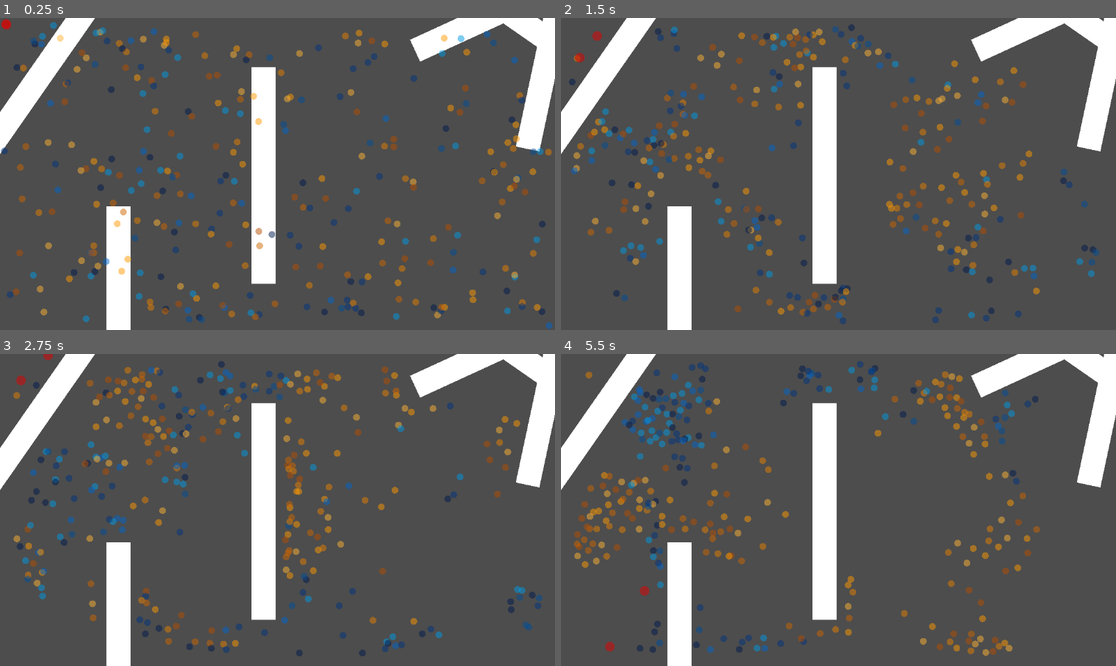
Above: before the commit, frames 1-4 (two rows, left to right).
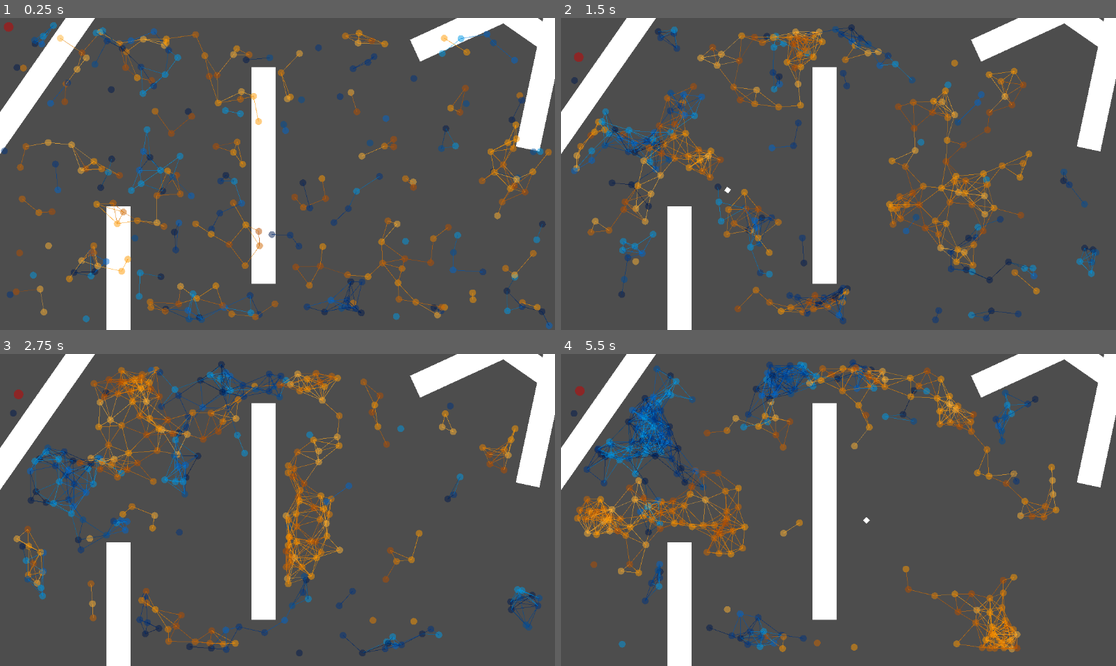
Above: after the commit, the same moments.

Repository: joesobo/EcoSystem
Game: Godot game, scene res://scenes/multiFish.tscn
The game is run twice, just before and just after one commit, with the same random seed, the same clock (stepped at 60 frames per second) and the same inputs.
Inputs (mouse positions are in pixels of both pictures, inside the frame that each line leads up to):
- Up to frame 1 (0.25 s): no input
- Up to frame 2 (1.5 s): move the mouse to (960, 158) at 0.52 s; click (960, 158) at 0.67 s; move the mouse to (727, 189) at 1.27 s; click (727, 189) at 1.42 s
- Up to frame 3 (2.75 s): move the mouse to (333, 441) at 2.02 s; click (333, 441) at 2.17 s
- Up to frame 4 (5.5 s): move the mouse to (810, 572) at 2.77 s; click (810, 572) at 2.92 s; move the mouse to (1005, 556) at 3.52 s; click (1005, 556) at 3.67 s; move the mouse to (672, 463) at 4.27 s; click (672, 463) at 4.42 s; move the mouse to (866, 510) at 5.02 s; click (866, 510) at 5.17 s

The runs differ from the first frame. In frame 1, 2.3% of the frame differs, in the area x 0-99%, y 0-99%; in frame 2, 5.1%; in frame 3, 8.5%; in frame 4, 13%, in the area x 1-90%, y 1-97%.

Commit message:
feat: food

Diff:
--- a/project.godot
+++ b/project.godot
@@ -29,3 +29,4 @@
 2d_physics/layer_2="BlueFish"
 2d_physics/layer_3="OrangeFish"
 2d_physics/layer_4="Predator"
+2d_physics/layer_5="Food"
--- a/scenes/fish.tscn
+++ b/scenes/fish.tscn
@@ -1,14 +1,16 @@
-[gd_scene load_steps=6 format=3 uid="uid://dahto7bhai8pl"]
+[gd_scene load_steps=7 format=3 uid="uid://dahto7bhai8pl"]
 
 [ext_resource type="Script" path="res://scripts/Boid.gd" id="1_avtcq"]
 
-[sub_resource type="CircleShape2D" id="CircleShape2D_o34bt"]
+[sub_resource type="CircleShape2D" id="CircleShape2D_lor3c"]
 
-[sub_resource type="CanvasTexture" id="CanvasTexture_huqkc"]
+[sub_resource type="CanvasTexture" id="CanvasTexture_1p16u"]
 
-[sub_resource type="CircleShape2D" id="CircleShape2D_jj1at"]
+[sub_resource type="CircleShape2D" id="CircleShape2D_syuup"]
 
-[sub_resource type="CircleShape2D" id="CircleShape2D_is660"]
+[sub_resource type="CircleShape2D" id="CircleShape2D_4u12h"]
+
+[sub_resource type="CircleShape2D" id="CircleShape2D_2vhjr"]
 
 [node name="Fish" type="RigidBody2D"]
 collision_layer = 2
@@ -23,23 +25,30 @@
 viewAngle = 360
 
 [node name="BodyCollider" type="CollisionShape2D" parent="."]
-shape = SubResource("CircleShape2D_o34bt")
+shape = SubResource("CircleShape2D_lor3c")
 
 [node name="Sprite2D" type="Sprite2D" parent="."]
 visible = false
 position = Vector2(5, 5)
 scale = Vector2(10, 10)
-texture = SubResource("CanvasTexture_huqkc")
+texture = SubResource("CanvasTexture_1p16u")
 
 [node name="SiteArea" type="Area2D" parent="."]
 collision_layer = 0
-collision_mask = 10
+collision_mask = 26
 
 [node name="CollisionShape2D" type="CollisionShape2D" parent="SiteArea"]
-shape = SubResource("CircleShape2D_jj1at")
+shape = SubResource("CircleShape2D_syuup")
 
 [node name="AvoidArea" type="Area2D" parent="."]
 collision_layer = 0
 
 [node name="CollisionShape2D" type="CollisionShape2D" parent="AvoidArea"]
-shape = SubResource("CircleShape2D_is660")
+shape = SubResource("CircleShape2D_4u12h")
+
+[node name="BodyArea" type="Area2D" parent="."]
+collision_layer = 0
+collision_mask = 16
+
+[node name="CollisionShape2D" type="CollisionShape2D" parent="BodyArea"]
+shape = SubResource("CircleShape2D_2vhjr")
--- /dev/null
+++ b/scenes/food.tscn
@@ -0,0 +1,21 @@
+[gd_scene load_steps=4 format=3 uid="uid://dxh4ocpc4grjs"]
+
+[ext_resource type="Script" path="res://scripts/Type.gd" id="1_q3050"]
+
+[sub_resource type="RectangleShape2D" id="RectangleShape2D_s2qq5"]
+
+[sub_resource type="CanvasTexture" id="CanvasTexture_stkfq"]
+
+[node name="Food" type="RigidBody2D"]
+collision_layer = 16
+collision_mask = 31
+linear_damp = 10.0
+script = ExtResource("1_q3050")
+
+[node name="FoodCollider" type="CollisionShape2D" parent="."]
+scale = Vector2(0.5, 0.5)
+shape = SubResource("RectangleShape2D_s2qq5")
+
+[node name="Sprite2D" type="Sprite2D" parent="."]
+scale = Vector2(10, 10)
+texture = SubResource("CanvasTexture_stkfq")
--- a/scenes/multiFish.tscn
+++ b/scenes/multiFish.tscn
@@ -1,8 +1,10 @@
-[gd_scene load_steps=7 format=3 uid="uid://m3l74tktju12"]
+[gd_scene load_steps=9 format=3 uid="uid://m3l74tktju12"]
 
 [ext_resource type="Script" path="res://scripts/FishManager.gd" id="1_qq4p2"]
 [ext_resource type="PackedScene" uid="uid://dahto7bhai8pl" path="res://scenes/fish.tscn" id="2_cssk5"]
+[ext_resource type="Script" path="res://scripts/AddFood.gd" id="2_jw7n8"]
 [ext_resource type="PackedScene" uid="uid://yc35bijsp2iy" path="res://scenes/orangeFish.tscn" id="3_fynnq"]
+[ext_resource type="PackedScene" uid="uid://dxh4ocpc4grjs" path="res://scenes/food.tscn" id="3_k8evo"]
 [ext_resource type="PackedScene" uid="uid://dvut7wtxxf61w" path="res://scenes/predator.tscn" id="4_vv6sf"]
 
 [sub_resource type="RectangleShape2D" id="RectangleShape2D_g4uut"]
@@ -14,13 +16,15 @@
 script = ExtResource("1_qq4p2")
 fishCount = 300
 fishScenes = Array[PackedScene]([ExtResource("2_cssk5"), ExtResource("3_fynnq")])
-predatorCount = 2
 predator = ExtResource("4_vv6sf")
 
-[node name="Obstacle" type="Area2D" parent="."]
+[node name="Obstacle" type="RigidBody2D" parent="."]
 position = Vector2(547, 327)
 scale = Vector2(50, 450)
-collision_mask = 0
+collision_mask = 31
+gravity_scale = 0.0
+lock_rotation = true
+freeze = true
 
 [node name="CollisionShape2D" type="CollisionShape2D" parent="Obstacle"]
 shape = SubResource("RectangleShape2D_g4uut")
@@ -28,10 +32,13 @@
 [node name="Sprite2D" type="Sprite2D" parent="Obstacle"]
 texture = SubResource("CanvasTexture_4f14f")
 
-[node name="Obstacle6" type="Area2D" parent="."]
+[node name="Obstacle6" type="RigidBody2D" parent="."]
 position = Vector2(246, 641)
 scale = Vector2(50, 500)
-collision_mask = 0
+collision_mask = 31
+gravity_scale = 0.0
+lock_rotation = true
+freeze = true
 
 [node name="CollisionShape2D" type="CollisionShape2D" parent="Obstacle6"]
 shape = SubResource("RectangleShape2D_g4uut")
@@ -39,11 +46,14 @@
 [node name="Sprite2D" type="Sprite2D" parent="Obstacle6"]
 texture = SubResource("CanvasTexture_4f14f")
 
-[node name="Obstacle2" type="Area2D" parent="."]
+[node name="Obstacle2" type="RigidBody2D" parent="."]
 position = Vector2(58, 156)
 rotation = -2.53221
 scale = Vector2(50, 450)
-collision_mask = 0
+collision_mask = 31
+gravity_scale = 0.0
+lock_rotation = true
+freeze = true
 
 [node name="CollisionShape2D" type="CollisionShape2D" parent="Obstacle2"]
 shape = SubResource("RectangleShape2D_g4uut")
@@ -51,11 +61,14 @@
 [node name="Sprite2D" type="Sprite2D" parent="Obstacle2"]
 texture = SubResource("CanvasTexture_4f14f")
 
-[node name="Obstacle3" type="Area2D" parent="."]
+[node name="Obstacle3" type="RigidBody2D" parent="."]
 position = Vector2(1142, 52)
 rotation = -2.93142
 scale = Vector2(50, 450)
-collision_mask = 0
+collision_mask = 31
+gravity_scale = 0.0
+lock_rotation = true
+freeze = true
 
 [node name="CollisionShape2D" type="CollisionShape2D" parent="Obstacle3"]
 shape = SubResource("RectangleShape2D_g4uut")
@@ -63,11 +76,14 @@
 [node name="Sprite2D" type="Sprite2D" parent="Obstacle3"]
 texture = SubResource("CanvasTexture_4f14f")
 
-[node name="Obstacle4" type="Area2D" parent="."]
+[node name="Obstacle4" type="RigidBody2D" parent="."]
 position = Vector2(1066, -26)
 rotation = -2.00159
 scale = Vector2(50, 450)
-collision_mask = 0
+collision_mask = 31
+gravity_scale = 0.0
+lock_rotation = true
+freeze = true
 
 [node name="CollisionShape2D" type="CollisionShape2D" parent="Obstacle4"]
 shape = SubResource("RectangleShape2D_g4uut")
@@ -75,14 +91,21 @@
 [node name="Sprite2D" type="Sprite2D" parent="Obstacle4"]
 texture = SubResource("CanvasTexture_4f14f")
 
-[node name="Obstacle5" type="Area2D" parent="."]
+[node name="Obstacle5" type="RigidBody2D" parent="."]
 position = Vector2(1114, 28.9999)
 rotation = -0.96283
 scale = Vector2(50, 450)
-collision_mask = 0
+collision_mask = 31
+gravity_scale = 0.0
+lock_rotation = true
+freeze = true
 
 [node name="CollisionShape2D" type="CollisionShape2D" parent="Obstacle5"]
 shape = SubResource("RectangleShape2D_g4uut")
 
 [node name="Sprite2D" type="Sprite2D" parent="Obstacle5"]
 texture = SubResource("CanvasTexture_4f14f")
+
+[node name="AddFood" type="Node" parent="."]
+script = ExtResource("2_jw7n8")
+foodInstance = ExtResource("3_k8evo")
--- a/scenes/orangeFish.tscn
+++ b/scenes/orangeFish.tscn
@@ -9,6 +9,8 @@
 [sub_resource type="CircleShape2D" id="CircleShape2D_mvau8"]
 
 [sub_resource type="CircleShape2D" id="CircleShape2D_pncb7"]
+
+[sub_resource type="CircleShape2D" id="CircleShape2D_7d1k5"]
 
 [node name="Fish" type="RigidBody2D"]
 collision_layer = 4
@@ -38,7 +40,7 @@
 
 [node name="SiteArea" type="Area2D" parent="."]
 collision_layer = 0
-collision_mask = 12
+collision_mask = 28
 
 [node name="CollisionShape2D" type="CollisionShape2D" parent="SiteArea"]
 shape = SubResource("CircleShape2D_mvau8")
@@ -48,3 +50,10 @@
 
 [node name="CollisionShape2D" type="CollisionShape2D" parent="AvoidArea"]
 shape = SubResource("CircleShape2D_pncb7")
+
+[node name="BodyArea" type="Area2D" parent="."]
+collision_layer = 0
+collision_mask = 16
+
+[node name="CollisionShape2D" type="CollisionShape2D" parent="BodyArea"]
+shape = SubResource("CircleShape2D_7d1k5")
--- a/scenes/predator.tscn
+++ b/scenes/predator.tscn
@@ -10,7 +10,9 @@
 
 [sub_resource type="CircleShape2D" id="CircleShape2D_u6ahj"]
 
-[node name="Fish" type="RigidBody2D"]
+[sub_resource type="CircleShape2D" id="CircleShape2D_2ba5i"]
+
+[node name="Predator" type="RigidBody2D"]
 collision_layer = 8
 collision_mask = 0
 gravity_scale = 0.0
@@ -44,3 +46,10 @@
 
 [node name="CollisionShape2D" type="CollisionShape2D" parent="AvoidArea"]
 shape = SubResource("CircleShape2D_u6ahj")
+
+[node name="BodyArea" type="Area2D" parent="."]
+collision_layer = 0
+collision_mask = 6
+
+[node name="CollisionShape2D" type="CollisionShape2D" parent="BodyArea"]
+shape = SubResource("CircleShape2D_2ba5i")
--- /dev/null
+++ b/scripts/AddFood.gd
@@ -0,0 +1,14 @@
+extends Node
+
+@export var foodInstance: PackedScene
+
+func _unhandled_input(event: InputEvent) -> void:
+	if event is InputEventMouseButton and event.pressed:
+		var click_pos = event.global_position
+		spawn_food(click_pos)
+
+func spawn_food(pos: Vector2) -> void:
+	var food = foodInstance.instantiate()
+	food.global_position = pos
+	food.rotation_degrees = randf() * 360.0
+	add_child(food)
--- a/scripts/Boid.gd
+++ b/scripts/Boid.gd
@@ -27,6 +27,7 @@
 ]
 @export var type = 'Blue'
 
+var food = []
 var flock = []
 var obstacles = []
 var predators = []
@@ -39,6 +40,8 @@
 var siteCollisionShape: CollisionShape2D
 var avoidArea: Area2D
 var avoidCollisionShape: CollisionShape2D
+var bodyArea: Area2D
+var bodyCollisionShape: CollisionShape2D
 
 func _ready():
 	randomize()
@@ -57,8 +60,12 @@
 	avoidCollisionShape = avoidArea.get_child(0)
 	avoidCollisionShape.shape.radius = avoidRadius
 
-	avoidArea.connect("area_entered", _on_Area2D_avoid_area_entered)
-	avoidArea.connect("area_exited", _on_Area2D_avoid_area_exited)
+	avoidArea.connect("body_entered", _on_Area2D_avoid_body_entered)
+	avoidArea.connect("body_exited", _on_Area2D_avoid_body_exited)
+
+	bodyArea = get_child(4)
+
+	bodyArea.connect("body_entered", _on_Area2D_boid_body_entered)
 
 	speed = randf_range(maxSpeed / 2, maxSpeed)
 	velocity = randomVelocity()
@@ -69,8 +76,14 @@
 func _draw():
 	draw_circle(Vector2.ZERO, debug_point_radius, debug_point_color)
 
-	# var sightColor = Color(0.0, 1.0, 0.0, 0.5)
-	# draw_circle(Vector2.ZERO, visualRange, sightColor)
+	# var sightColor = Color(0.0, 1.0, 0.0, 0.25)
+	# draw_circle(Vector2.ZERO, siteCollisionShape.shape.radius, sightColor)
+
+	# var avoidColor = Color(1.0, 0.0, 0.0, 0.25)
+	# draw_circle(Vector2.ZERO, avoidCollisionShape.shape.radius, avoidColor)
+
+	# var bodyColor = Color(0.0, 0.0, 1.0, 0.25)
+	# draw_circle(Vector2.ZERO, bodyCollisionShape.shape.radius, bodyColor)
 
 	# Draw vision cone
 	# drawCone()
@@ -83,8 +96,8 @@
 	# Draw flockmate connections
 	var lineColor = Color.BLACK
 	lineColor.a = 0.5
-	# for flockMate in flock:
-	# 	draw_line(Vector2.ZERO, flockMate.global_position - global_position, debug_point_color, 1)
+	for flockMate in flock:
+		draw_line(Vector2.ZERO, flockMate.global_position - global_position, debug_point_color, 1)
 
 func drawCone():
 	var points: Array = []
@@ -108,26 +121,34 @@
 	points.insert(0, Vector2(0, 0))
 	draw_colored_polygon(points, Color(1, 1, 1, 0.2))
 
+func _on_Area2D_boid_body_entered(body):
+	body.queue_free()
+
 func _on_Area2D_site_body_entered(body):
-	if body != self && inVisionCone(body.global_position) && body.type == type && body not in flock:
+	if body != self && inVisionCone(body.global_position) && body not in food && body.type == 'Food':
+		food.append(body)
+
+	elif body != self && inVisionCone(body.global_position) && body.type == type && body not in flock:
 		flock.append(body)
 
-	if body != self && body.type == 'Predator' && body not in predators:
+	elif body != self && body.type == 'Predator' && body not in predators:
 		predators.append(body)
 
 func _on_Area2D_site_body_exited(body):
-	if body in flock:
+	if body in food:
+		food.erase(body)
+	elif body in flock:
 		flock.erase(body)
 	elif body in predators:
 		predators.erase(body)
 
-func _on_Area2D_avoid_area_entered(area):
-	if area not in obstacles && "Obstacle" in area.name:
-		obstacles.append(area)
-
-func _on_Area2D_avoid_area_exited(area):
-	if area in obstacles:
-		obstacles.erase(area)
+func _on_Area2D_avoid_body_entered(body):
+	if body not in obstacles && "Obstacle" in body.name:
+		obstacles.append(body)
+
+func _on_Area2D_avoid_body_exited(body):
+	if body in obstacles:
+		obstacles.erase(body)
 
 func inVisionCone(pos):
 	var direction_angle = atan2(velocity.y, velocity.x)
@@ -146,6 +167,8 @@
 		newVelocity += obstacleForce()
 	elif predators.size() > 0:
 		newVelocity += predatorForce()
+	elif food.size() > 0:
+		newVelocity += foodForce()
 	else:
 		newVelocity += randomVelocity() * randomForce
 		newVelocity += separation() * separationForce
@@ -255,6 +278,23 @@
 
 	return predatorVelocity
 
+func foodForce():
+	var closest_food: Node2D
+	var closest_distance: float = 1e10
+	var foodVelocity = Vector2()
+
+	for foodInstance in food:
+		var distance = global_position.distance_to(foodInstance.global_position)
+		if distance < closest_distance:
+			closest_distance = distance
+			closest_food = foodInstance
+
+	if closest_food:
+		var direction = (closest_food.global_position - global_position).normalized()
+		foodVelocity = direction * speed
+
+	return foodVelocity
+
 func handle_borders():
 	if global_position.x < viewport_rect.position.x:
 		global_position.x = viewport_rect.position.x + viewport_rect.size.x
--- a/scripts/Predator.gd
+++ b/scripts/Predator.gd
@@ -34,6 +34,8 @@
 var siteCollisionShape: CollisionShape2D
 var avoidArea: Area2D
 var avoidCollisionShape: CollisionShape2D
+var bodyArea: Area2D
+var bodyCollisionShape: CollisionShape2D
 
 func _ready():
 	randomize()
@@ -51,8 +53,12 @@
 	avoidCollisionShape = avoidArea.get_child(0)
 	avoidCollisionShape.shape.radius = avoidRadius
 
-	avoidArea.connect("area_entered", _on_Area2D_avoid_area_entered)
-	avoidArea.connect("area_exited", _on_Area2D_avoid_area_exited)
+	avoidArea.connect("body_entered", _on_Area2D_avoid_body_entered)
+	avoidArea.connect("body_exited", _on_Area2D_avoid_body_exited)
+
+	bodyArea = get_child(4)
+
+	bodyArea.connect("body_entered", _on_Area2D_boid_body_entered)
 
 	speed = randf_range(maxSpeed / 2, maxSpeed)
 	velocity = randomVelocity()
@@ -106,6 +112,9 @@
 	points.insert(0, Vector2(0, 0))
 	draw_colored_polygon(points, Color(1, 1, 1, 0.4))
 
+func _on_Area2D_boid_body_entered(body):
+	body.queue_free()
+
 func _on_Area2D_site_body_entered(body):
 	if body != self and body not in preys && body.type != 'Predator':
 		preys.append(body)
@@ -114,13 +123,13 @@
 	if body in preys:
 		preys.erase(body)
 
-func _on_Area2D_avoid_area_entered(area):
-	if area not in obstacles && "Obstacle" in area.name:
-		obstacles.append(area)
-
-func _on_Area2D_avoid_area_exited(area):
-	if area in obstacles:
-		obstacles.erase(area)
+func _on_Area2D_avoid_body_entered(body):
+	if body not in obstacles && "Obstacle" in body.name:
+		obstacles.append(body)
+
+func _on_Area2D_avoid_body_exited(body):
+	if body in obstacles:
+		obstacles.erase(body)
 
 func inVisionCone(position):
 	var direction_angle = atan2(velocity.y, velocity.x)
@@ -136,13 +145,11 @@
 func _physics_process(delta):
 	var newVelocity = velocity
 
-	var forceFromPrey = preyForce()
-
 	if inAvoidRange():
 		newVelocity += borderForce()
 		newVelocity += obstacleForce()
-	elif forceFromPrey != Vector2.ZERO:
-		newVelocity += forceFromPrey
+	elif preys.size() > 0:
+		newVelocity += preyForce()
 	else:
 		newVelocity += randomVelocity() * randomForce
 		newVelocity += cohesion() * cohesionForce
@@ -217,13 +224,19 @@
 	return avoidVelocity
 
 func preyForce():
-	var preyVelocity = Vector2.ZERO
+	var closest_prey: Node2D
+	var closest_distance: float = 1e10
+	var preyVelocity = Vector2()
 
 	for prey in preys:
-		if inVisionCone(prey.global_position):
-			var direction = (global_position - prey.global_position).normalized()
-
-			preyVelocity -= direction * maxSpeed
+		var distance = global_position.distance_to(prey.global_position)
+		if distance < closest_distance:
+			closest_distance = distance
+			closest_prey = prey
+
+	if closest_prey:
+		var direction = (closest_prey.global_position - global_position).normalized()
+		preyVelocity = direction * maxSpeed
 
 	return preyVelocity
 
--- /dev/null
+++ b/scripts/Type.gd
@@ -0,0 +1,3 @@
+extends Node
+
+@export var type = 'Food'
Not shown: 1 places in scenes/orangeFish.tscn that only renumber resources
Not shown: 1 places in scenes/predator.tscn that only renumber resources
